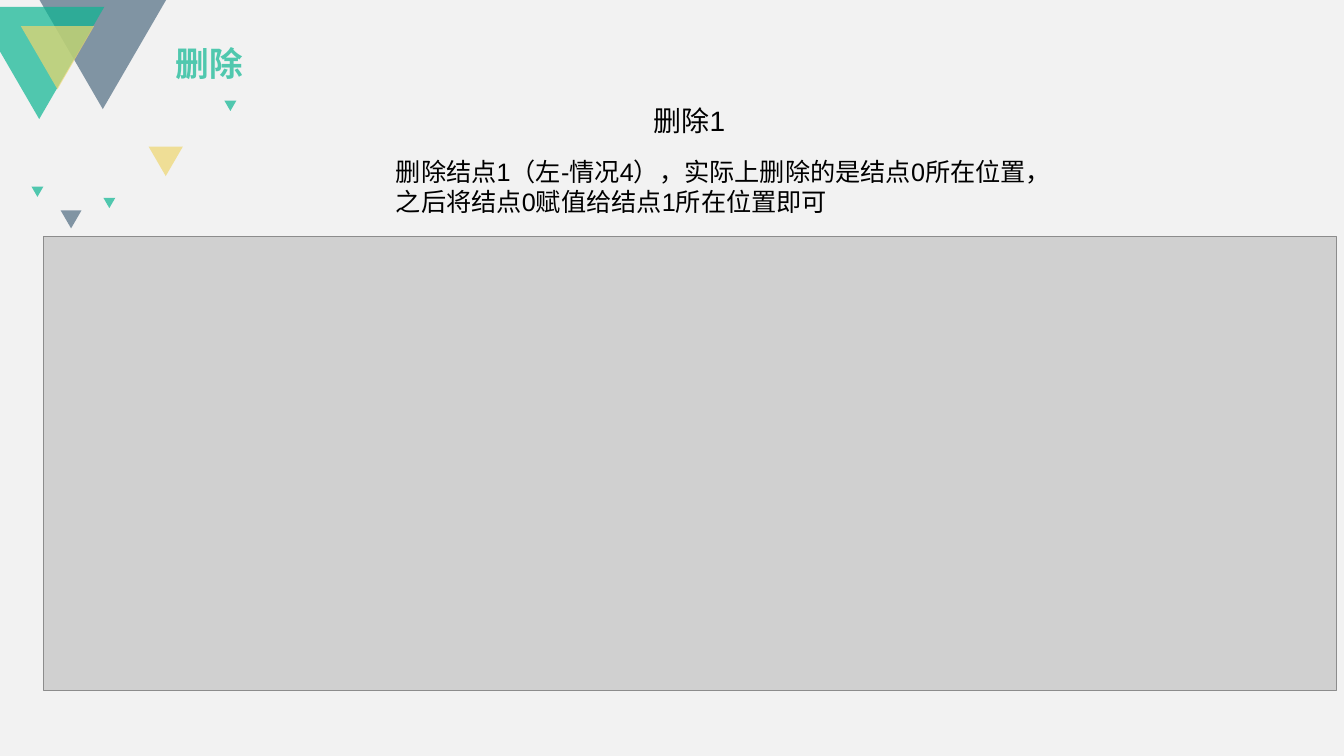
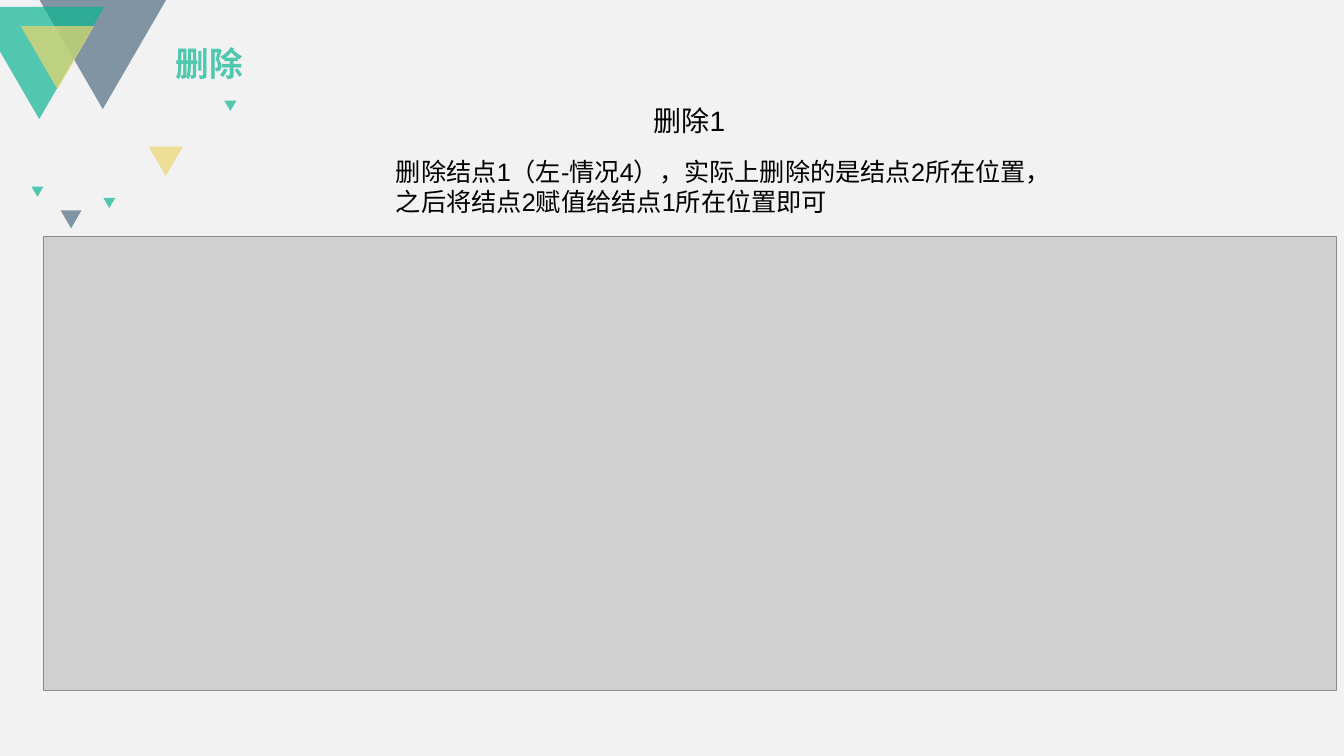
Before and after one commit to tofar/RBTree, a slide deck: slide 36 of 红黑树分享.pptx. Drawn at 1344x756 pixels with LibreOffice and Linux fonts; fonts in the diff are those of the drawing; grey boxes stand for pictures. Boxes give left, top, right and bottom in pixels: in the first picture for what was removed or moved away, otherwise in the second. Text is boxed around its words. In the diff, an @@ line names an element or a change of style, - is before the commit and + after.

```diff
--- a/红黑树分享.pptx
+++ b/红黑树分享.pptx
@@ text at (x1=396, y1=159, x2=1051, y2=213): text changed @@
-删除结点1（左-情况4），实际上删除的是结点0所在位置，
-之后将结点0赋值给结点1所在位置即可
+删除结点1（左-情况4），实际上删除的是结点2所在位置，
+之后将结点2赋值给结点1所在位置即可
```
Also in this commit, not shown: 1 other slide changed, 2 other files.
